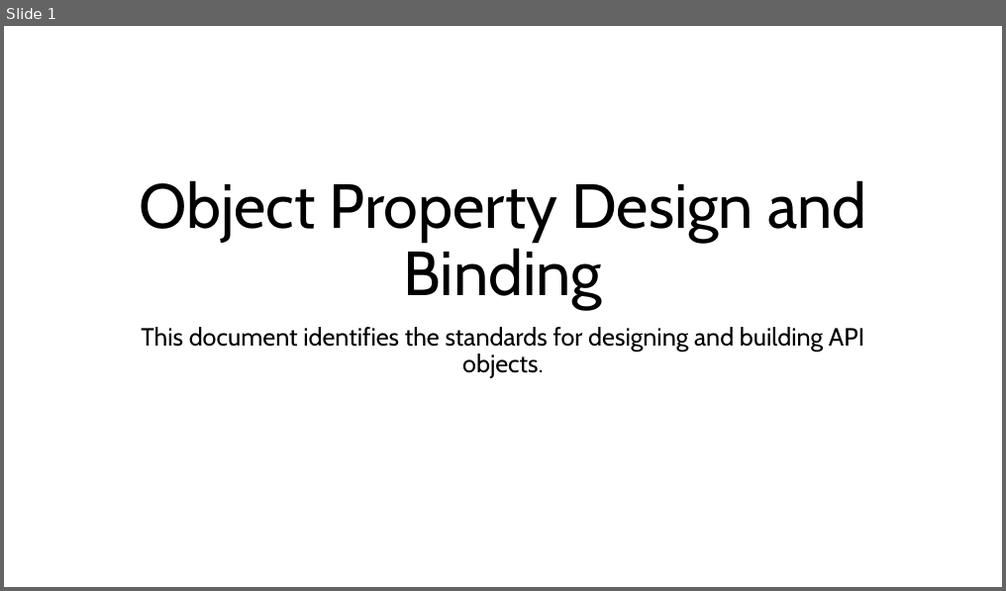
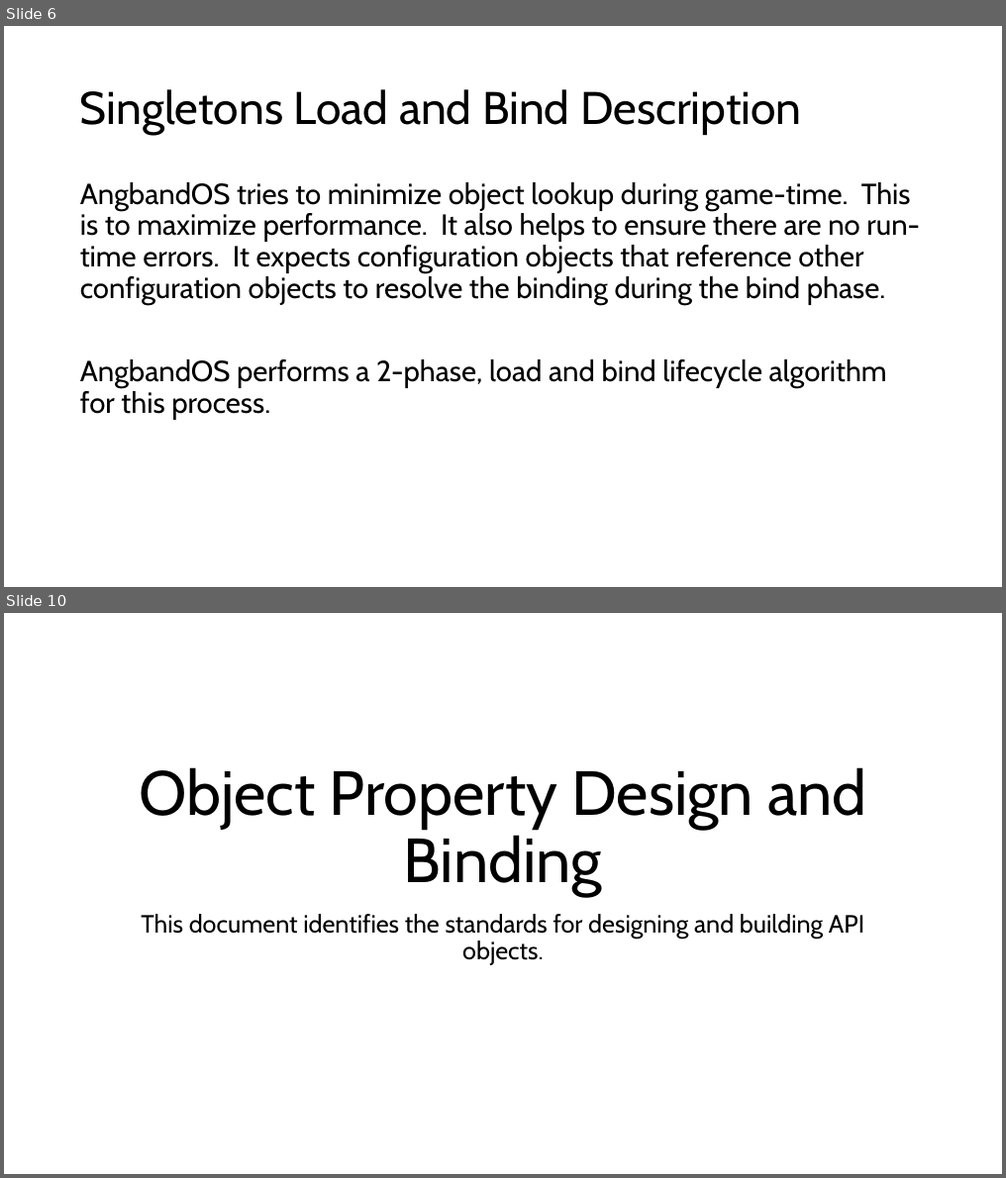
Before and after one commit to marcjohnston/AngbandOS, a slide deck: Documents/Object Property Design and Binding.pptx. Shown one above the other, each under a label of ours: slide 1 before the commit, slides 6 and 10 after it; the slides between them are not shown. The pictures are 1006x591 and 1006x1178 pixels, drawn with LibreOffice and Linux fonts; fonts in the diff are those of the drawing. Boxes give left, top, right and bottom in pixels: in the first picture for what was removed or moved away, otherwise in the second. Text is boxed around its words. In the diff, an @@ line names an element or a change of style, - is before the commit and + after.

Commit message:
Updated documentation and moved the SingletonRepository into the _Repository folder.

```diff
--- a/Documents/Object Property Design and Binding.pptx
+++ b/Documents/Object Property Design and Binding.pptx
@@ slide 6 added at box(4, 26, 1002, 587), background #FFFFFF @@
@@ title added at box(80, 89, 802, 135), 44 pt, text #000000 @@
+Singletons Load and Bind Description
@@ text added at box(80, 182, 920, 420), 28 pt, text #000000 @@
+AngbandOS tries to minimize object lookup during game-time. This is to maximize performance. It also helps to ensure there are no run-time errors. It expects configuration objects that reference other configuration objects to resolve the binding during the bind phase.
+AngbandOS performs a 2-phase, load and bind lifecycle algorithm for this process.
@@ what was slide 1 is now slide 10 @@
```
Also in this commit, not shown: 8 other slides added, 1 other file.
